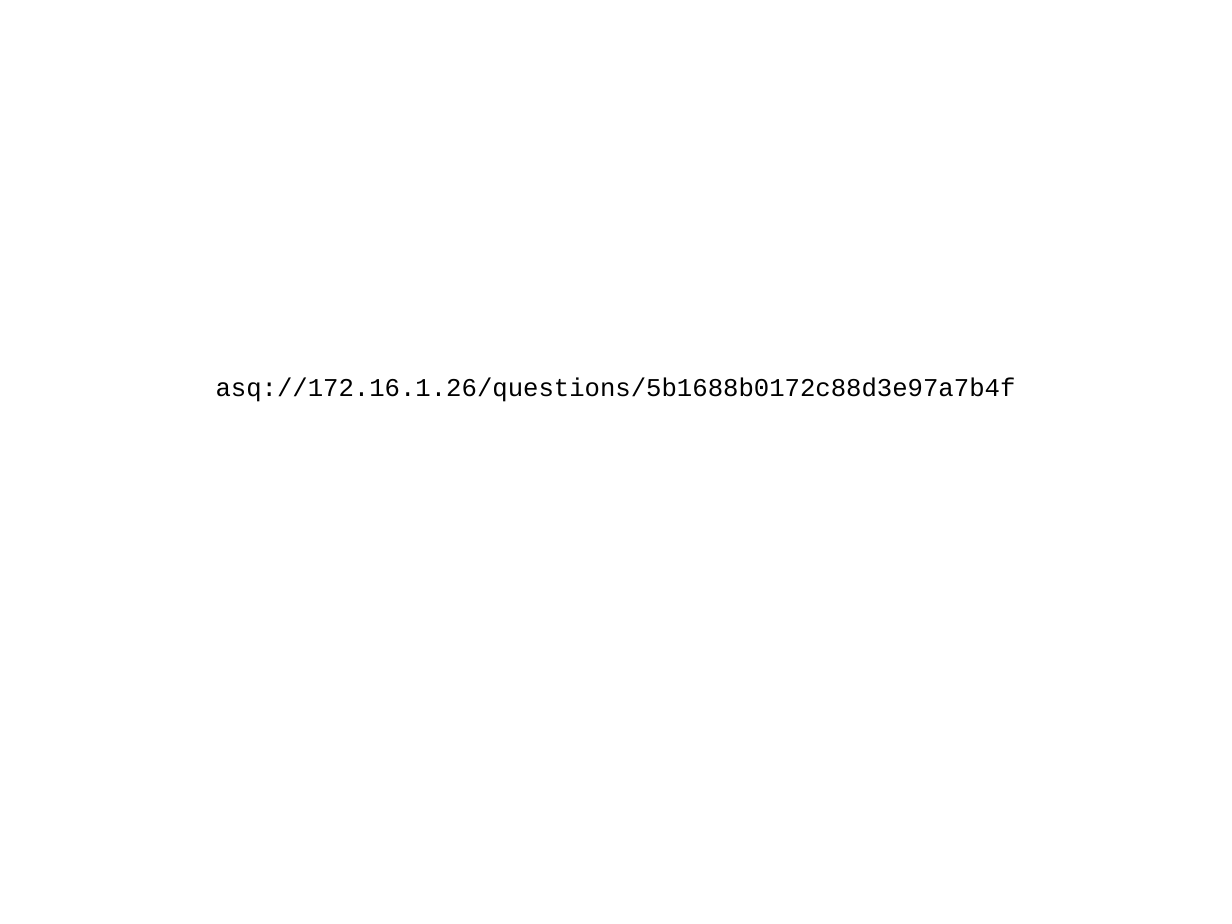
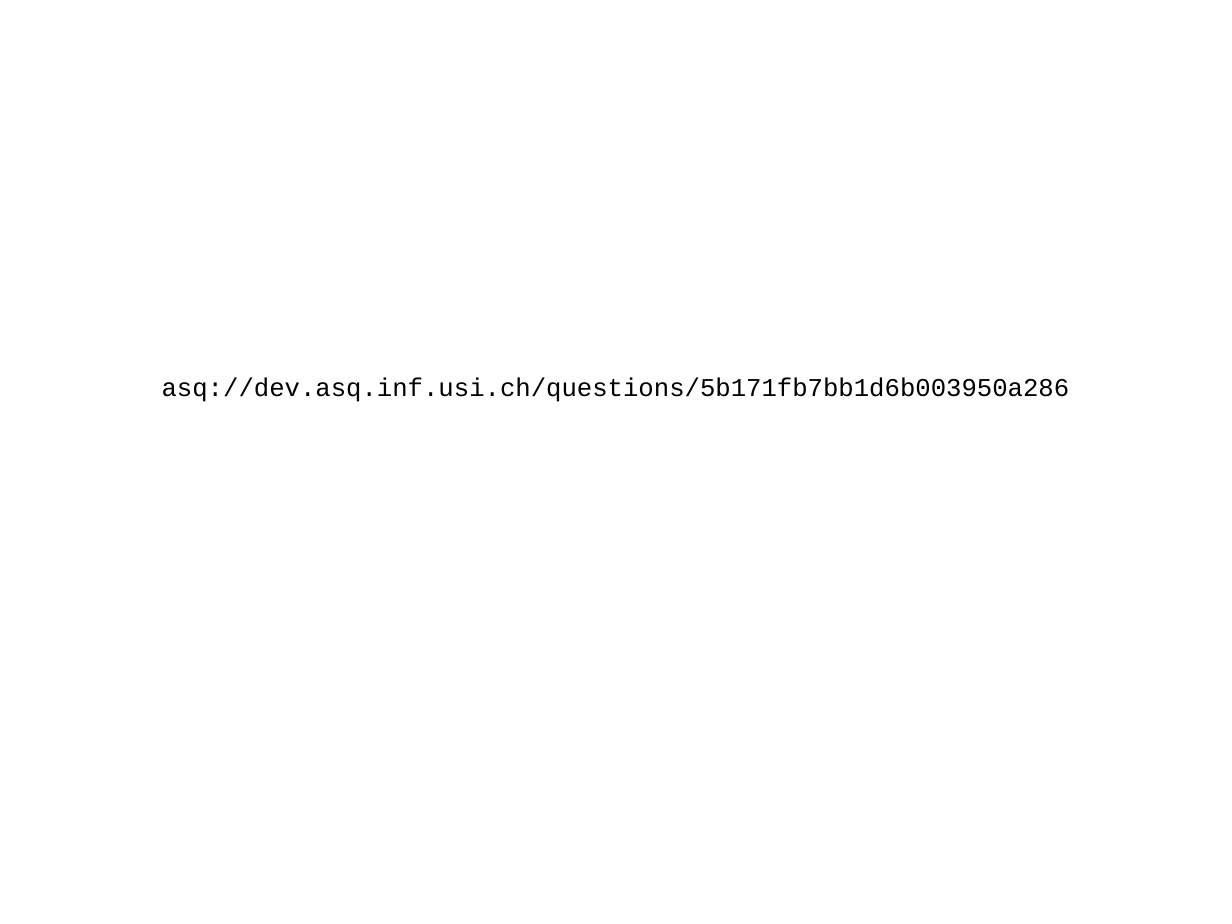
Before and after one commit to triglian/2018-icwe-tutorial, a slide deck: slide 2 of import.pptx. Drawn at 1232x924 pixels with LibreOffice and Linux fonts; fonts in the diff are those of the drawing. Boxes give left, top, right and bottom in pixels: in the first picture for what was removed or moved away, otherwise in the second. Text is boxed around its words. In the diff, an @@ line names an element or a change of style, - is before the commit and + after.

```diff
--- a/import.pptx
+++ b/import.pptx
@@ title at <box>162,377,1070,402</box>: text changed @@
-asq://172.16.1.26/questions/5b1688b0172c88d3e97a7b4f
+asq://dev.asq.inf.usi.ch/questions/5b171fb7bb1d6b003950a286
```
Also in this commit, not shown: 2 other slides changed, 11 other files.
